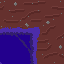
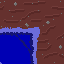
Revision of a layered 64 x 64 image; what changed, layer by layer:
renamed "Pasted Layer" to "Background", painted on it over [0, 27, 40, 64]
